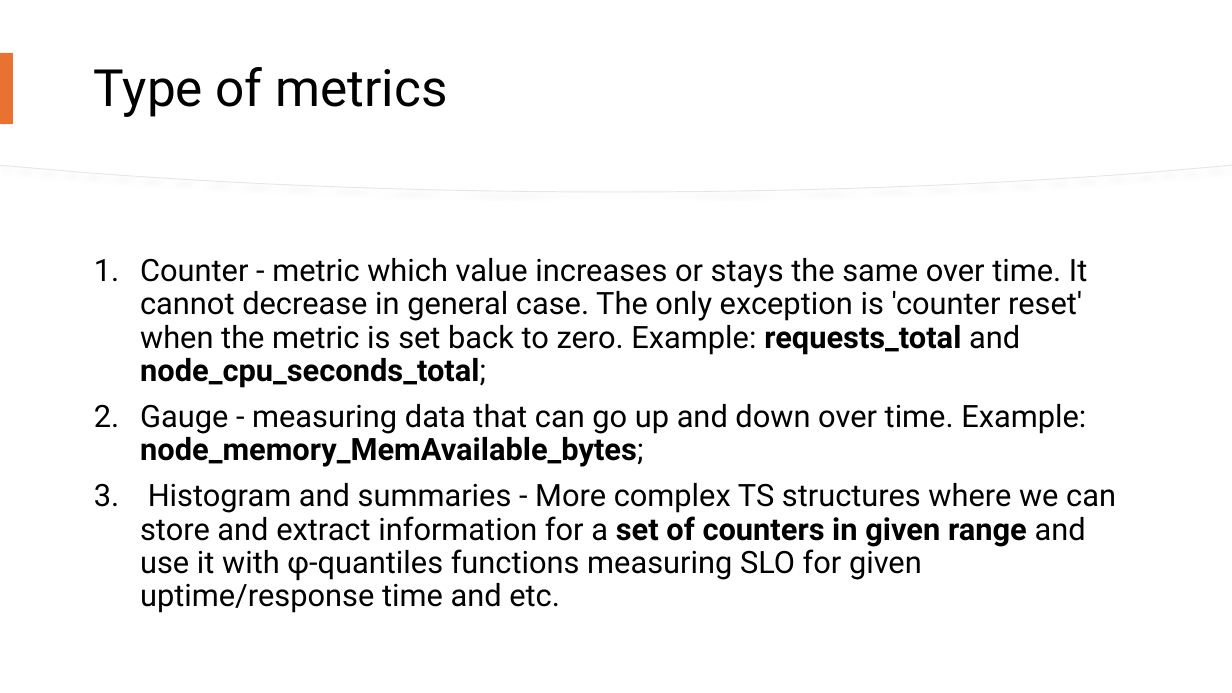
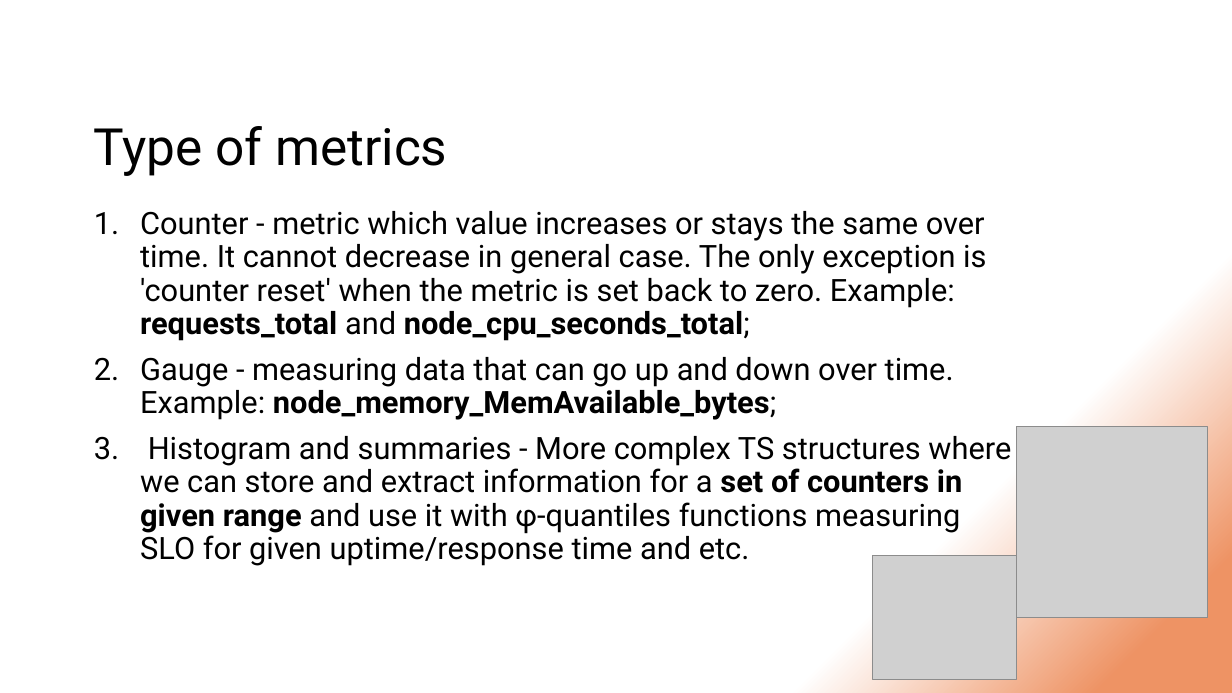
Before and after one commit to DStefanow/victoriametrics-poc, a slide deck: slide 11 of presentation-content/migrating-from-prometheus-to-vm.pptx. Drawn at 1232x693 pixels with LibreOffice and Linux fonts; fonts in the diff are those of the drawing; grey boxes stand for pictures. Boxes give left, top, right and bottom in pixels: in the first picture for what was removed or moved away, otherwise in the second. Text is boxed around its words. In the diff, an @@ line names an element or a change of style, - is before the commit and + after.

Commit message:
Change background for presentation

```diff
--- a/presentation-content/migrating-from-prometheus-to-vm.pptx
+++ b/presentation-content/migrating-from-prometheus-to-vm.pptx
@@ background #FFFFFF to gradient #FFFFFF to #EE9364 @@
@@ freeform shape removed at (x1=0, y1=0, x2=1232, y2=192) @@
@@ freeform shape removed at (x1=0, y1=0, x2=1232, y2=191) @@
@@ rectangle removed at (x1=0, y1=53, x2=13, y2=124) @@
@@ title "Type of metrics" moved from (x1=94, y1=67, x2=447, y2=117) to (x1=94, y1=126, x2=447, y2=176) @@
@@ text "Counter - metric which value ..." rewrapped from (x1=140, y1=258, x2=1116, y2=613) to (x1=140, y1=211, x2=1011, y2=566) @@
@@ picture added at (x1=1017, y1=427, x2=1208, y2=618) @@
@@ picture added at (x1=872, y1=555, x2=1017, y2=679) @@
```
Also in this commit, not shown: 46 other slides changed, 3 slides added, 3 slides removed.
